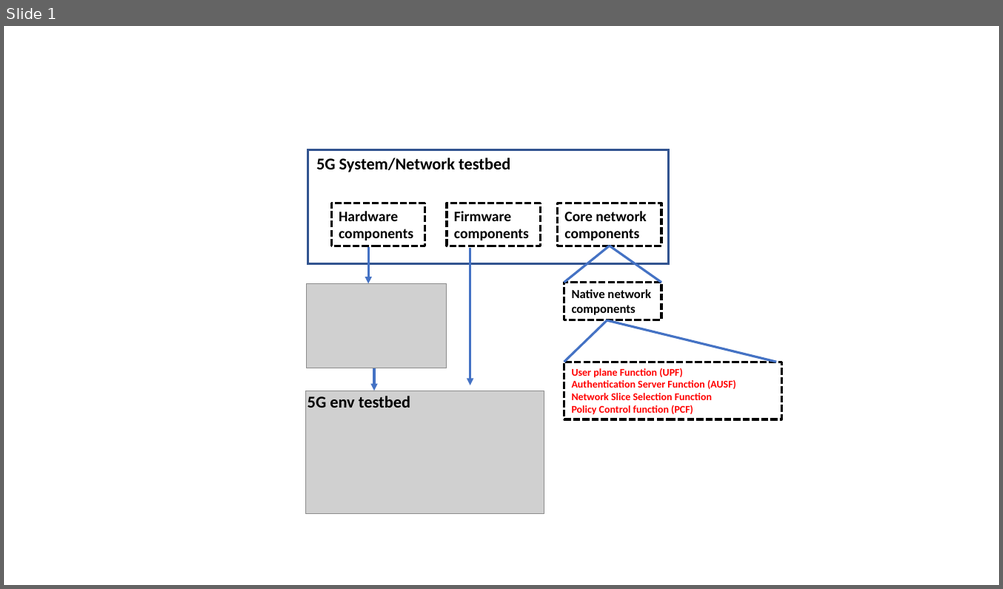
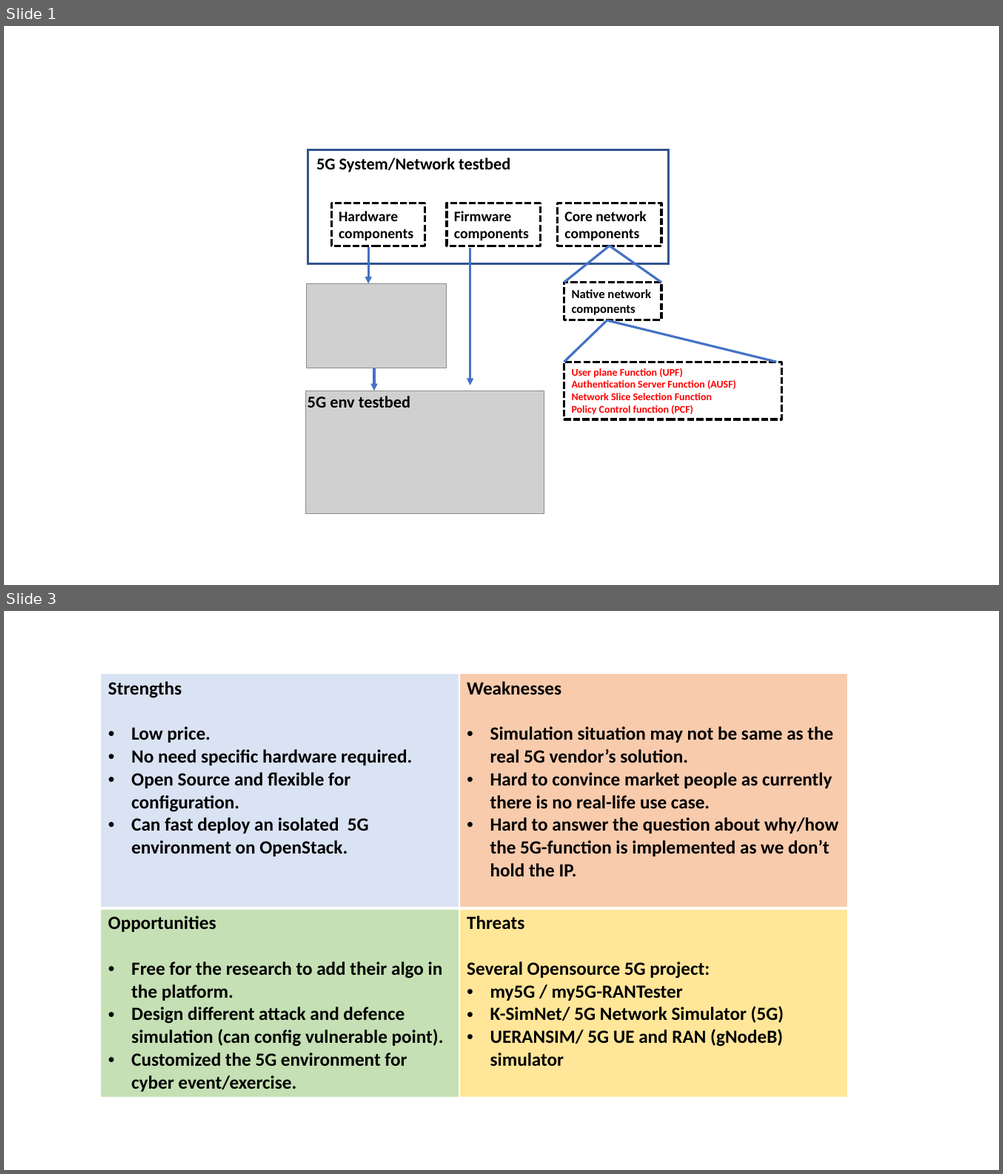
Before and after one commit to LiuYuancheng/5G_testbed_emulator_analysis, a slide deck: doc/designDoc.pptx. Shown one above the other, each under a label of ours: slide 1 before the commit, slides 1 and 3 after it; the slides between them are not shown. The pictures are 1003x589 and 1003x1174 pixels, drawn with LibreOffice and Linux fonts; fonts in the diff are those of the drawing; grey boxes stand for pictures. Boxes give left, top, right and bottom in pixels: in the first picture for what was removed or moved away, otherwise in the second. Text is boxed around its words. In the diff, an @@ line names an element or a change of style, - is before the commit and + after.

Commit message:
Added the free 5GC analysis.

```diff
--- a/doc/designDoc.pptx
+++ b/doc/designDoc.pptx
@@ slide 3 added at [4, 611, 999, 1170], background #FFFFFF @@
@@ table added at [101, 674, 848, 1095], 2 rows, 2 columns @@
+Strengths / Low price. / No need specific hardware required. / Open Source and flexible for configuration. / Can fast deploy an isolated 5G environment on OpenStack. | Weaknesses / Simulation situation may not be same as the real 5G vendor’s solution. / Hard to convince market people as currently there is no real-life use case. / Hard to answer the question about why/how the 5G-function is implemented as we don’t hold the IP.
+Opportunities / Free for the research to add their algo in the platform. / Design different attack and defence simulation (can config vulnerable point). / Customized the 5G environment for cyber event/exercise. | Threats / Several Opensource 5G project: / my5G / my5G-RANTester / K-SimNet/ 5G Network Simulator (5G) / UERANSIM/ 5G UE and RAN (gNodeB) simulator
```
Also in this commit, not shown: 1 other slide added, 4 other files.
